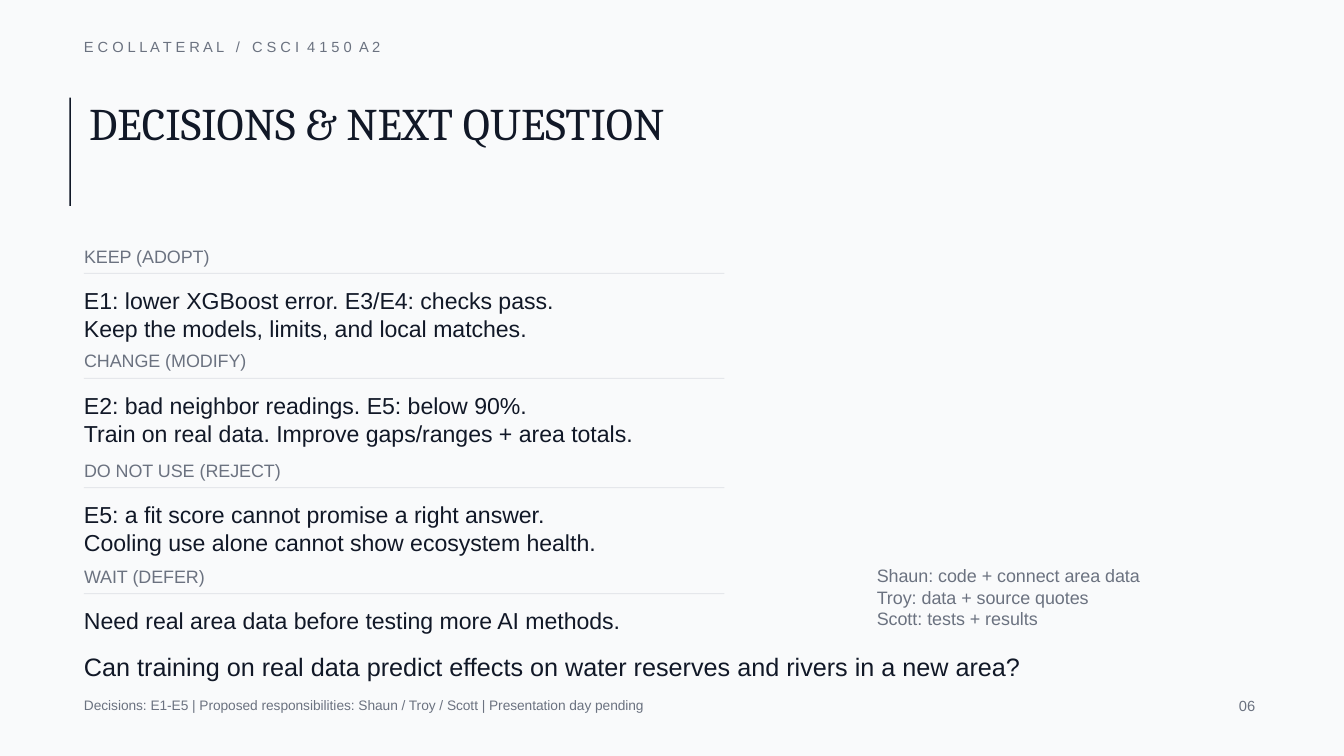
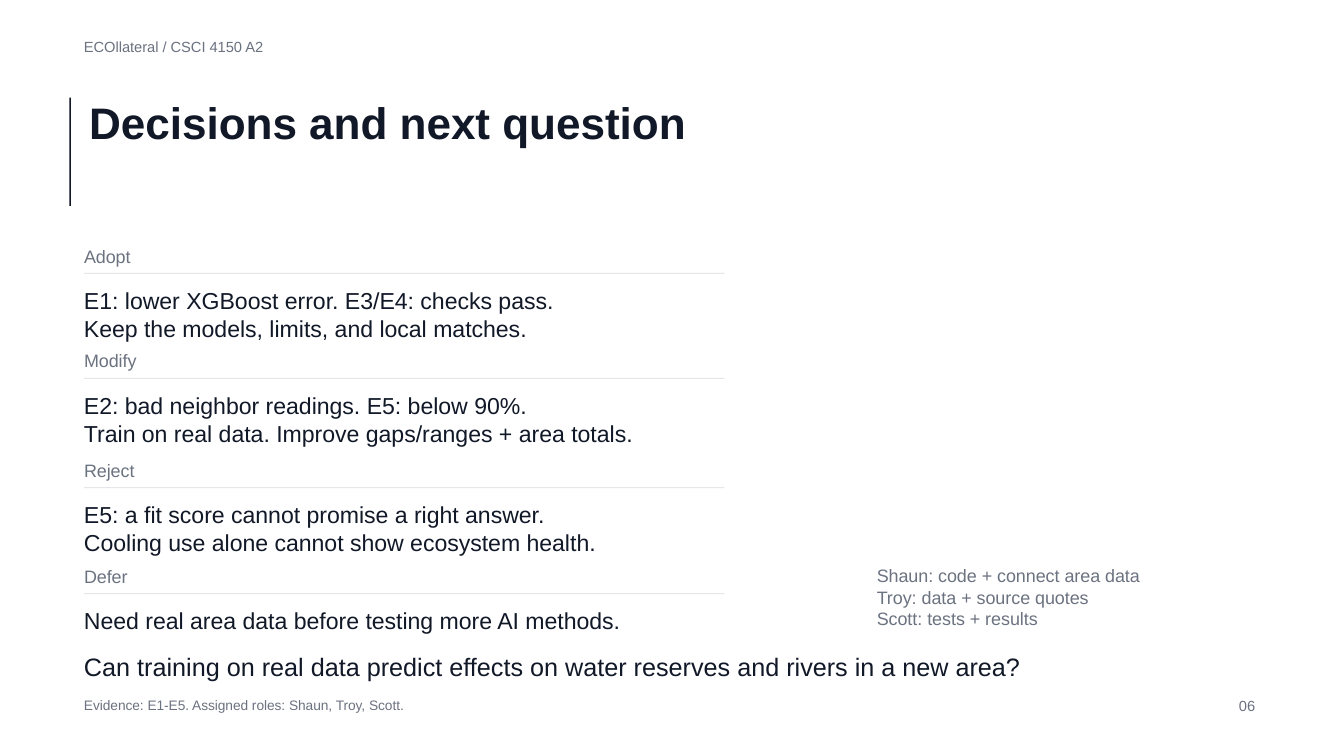
Before and after one commit to ScottLiu12/ECOllateral, a slide deck: slide 6 of docs/a2/review-slides-simplified.pptx. Drawn at 1344x756 pixels with LibreOffice and Linux fonts; fonts in the diff are those of the drawing. Boxes give left, top, right and bottom in pixels: in the first picture for what was removed or moved away, otherwise in the second. Text is boxed around its words. In the diff, an @@ line names an element or a change of style, - is before the commit and + after.

```diff
--- a/docs/a2/review-slides-simplified.pptx
+++ b/docs/a2/review-slides-simplified.pptx
@@ background #F9FAFB to #FFFFFF @@
@@ text at (84, 41, 263, 52): text changed @@
-E C O L L A T E R A L / C S C I 4 1 5 0 A 2
+ECOllateral / CSCI 4150 A2
@@ text at (89, 107, 685, 148): text changed; size 32.2 to 31.5 pt; font Cambria to Arial; bold on @@
-DECISIONS & NEXT QUESTION
+Decisions and next question
@@ text at (84, 250, 131, 267): text changed @@
-KEEP (ADOPT)
+Adopt
@@ text at (84, 354, 137, 371): text changed @@
-CHANGE (MODIFY)
+Modify
@@ text at (84, 464, 135, 481): text changed @@
-DO NOT USE (REJECT)
+Reject
@@ text at (84, 570, 128, 583): text changed @@
-WAIT (DEFER)
+Defer
@@ text at (84, 700, 404, 713): text changed @@
-Decisions: E1-E5 | Proposed responsibilities: Shaun / Troy / Scott | Presentation day pending
+Evidence: E1-E5. Assigned roles: Shaun, Troy, Scott.
```
Also in this commit, not shown: 5 other slides changed, 5 other files.
